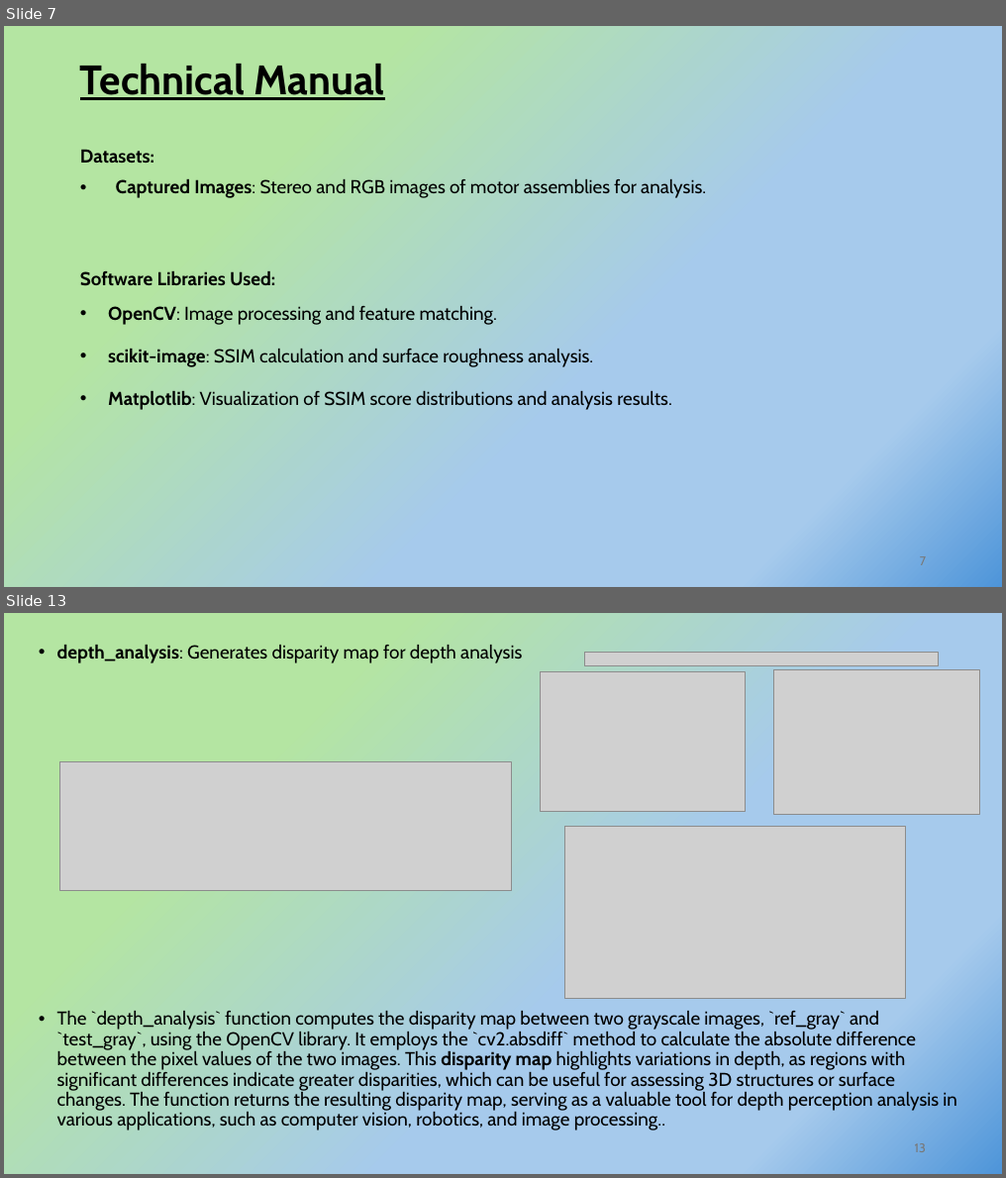
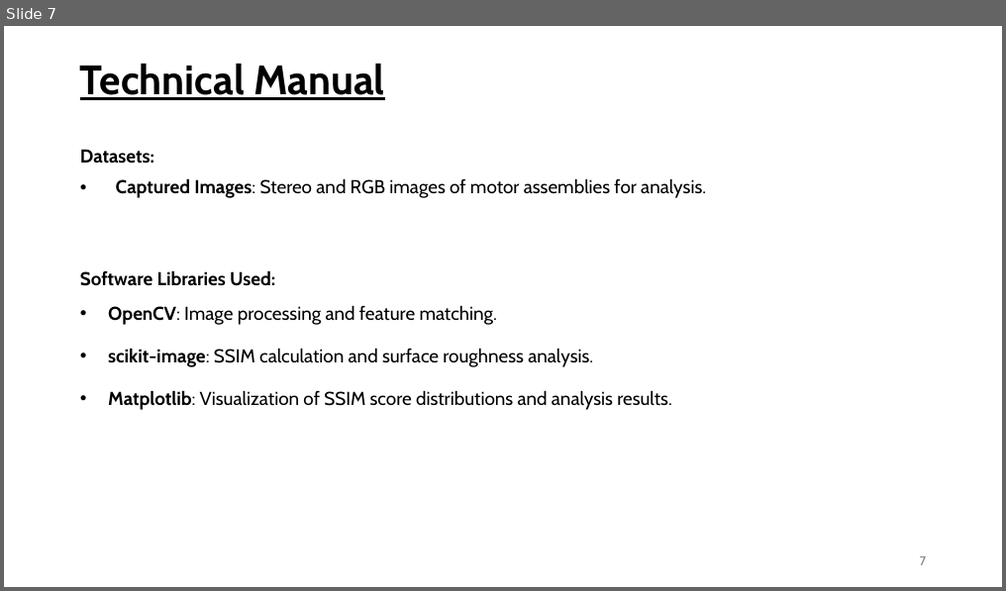
Before and after one commit to arpankumar2520/IDEAS_TIH_Project, a slide deck: MOTOR ASSEMBLY MONITORING THROUGH IMAGE ANALYSIS.pptx. Shown one above the other, each under a label of ours: slides 7 and 13 before the commit, slide 7 after it; the slides between them are not shown. The pictures are 1006x1178 and 1006x591 pixels, drawn with LibreOffice and Linux fonts; fonts in the diff are those of the drawing; grey boxes stand for pictures; background and template pictures are left out. Boxes give left, top, right and bottom in pixels: in the first picture for what was removed or moved away, otherwise in the second. Text is boxed around its words. In the diff, an @@ line names an element or a change of style, - is before the commit and + after.

```diff
--- a/MOTOR ASSEMBLY MONITORING THROUGH IMAGE ANALYSIS.pptx
+++ b/MOTOR ASSEMBLY MONITORING THROUGH IMAGE ANALYSIS.pptx
@@ slide 13 removed at [4,613,1002,1174], background gradient #B4E5A2 to #A6CAEC to #4E95D9 @@
@@ text removed at [57,645,957,1131] @@
-• depth_analysis: Generates disparity map for depth analysis
-• The `depth_analysis` function computes the disparity map between two grayscale images, `ref_gray` and `test_gray`, using the OpenCV library. It employs the `cv2.absdiff` method to calculate the absolute difference between the pixel values of the two images. This disparity map highlights variations in depth, as regions with significant differences indicate greater disparities, which can be useful for assessing 3D structures or surface changes. The function returns the resulting disparity map, serving as a valuable tool for depth perception analysis in various applications, such as computer vision, robotics, and image processing..
@@ picture removed at [540,671,746,811] @@
@@ picture removed at [585,652,939,665] @@
@@ picture removed at [774,669,979,814] @@
@@ picture removed at [60,761,512,890] @@
@@ picture removed at [564,827,906,998] @@
@@ page number removed at [915,1144,926,1153] @@
-13
@@ slide 7 changed as well @@
@@ background gradient #B4E5A2 to #A6CAEC to #4E95D9 to picture (left out) @@
```
Also in this commit, not shown: 10 other slides changed, 7 slides added, 8 other slides removed, 6 other files.
